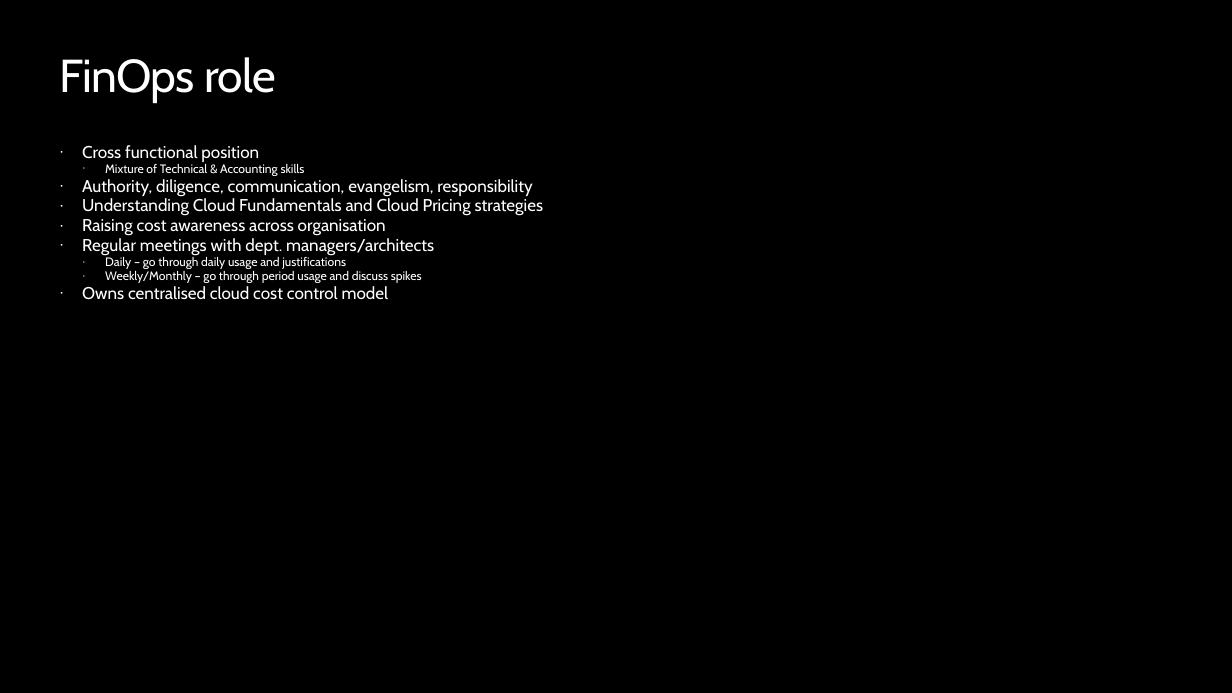
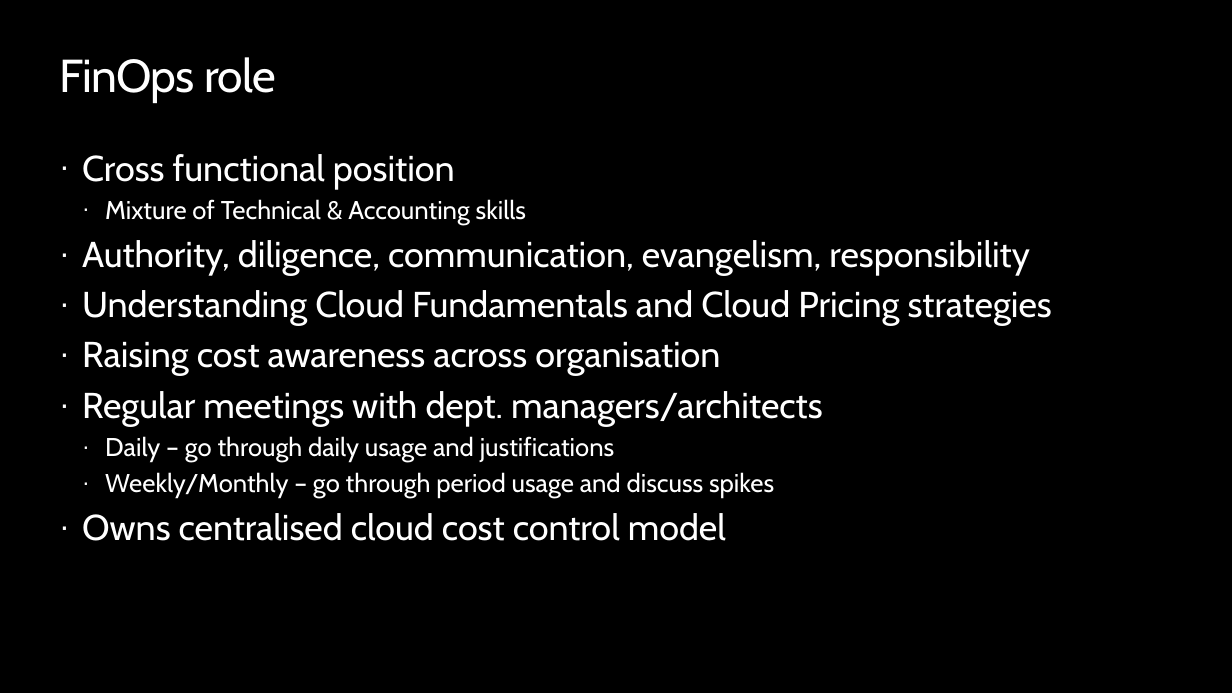
Before and after one commit to peterperov/MSFTCSA, a slide deck: slide 16 of 104-FinOps/Azure FinOps - Introduction.pptx. Drawn at 1232x693 pixels with LibreOffice and Linux fonts; fonts in the diff are those of the drawing; background and template pictures are left out. Boxes give left, top, right and bottom in pixels: in the first picture for what was removed or moved away, otherwise in the second. Text is boxed around its words. In the diff, an @@ line names an element or a change of style, - is before the commit and + after.

```diff
--- a/104-FinOps/Azure FinOps - Introduction.pptx
+++ b/104-FinOps/Azure FinOps - Introduction.pptx
@@ text "Cross functional position" at box(82, 154, 1052, 541): size 13.3 to 28 pt in "Cross functional position", "Authority, diligence, communication, evangelism, responsibil ...", "Understanding Cloud Fundamentals and Cloud Pricing strategie ...", "Raising cost awareness across organisation" and 2 more places; size 9.5 to 20 pt in "Mixture of Technical & Accounting skills", "Daily – go through daily usage and ...", "Weekly/Monthly – go through period usage and ..."; line spacing 0.8 to 1; more space between paragraphs @@
```
Also in this commit, not shown: 6 other slides changed.
